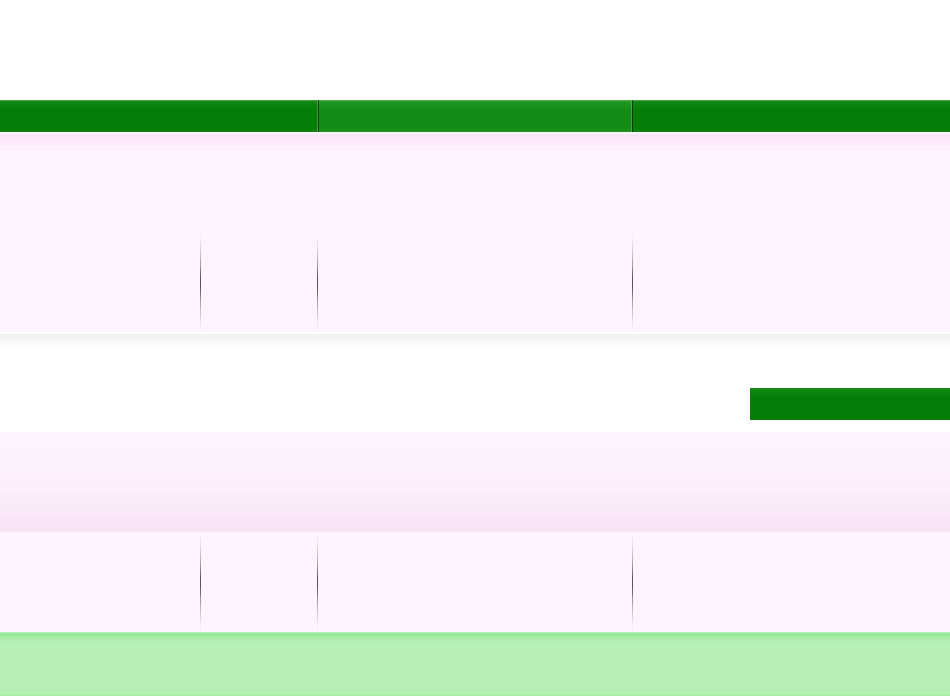
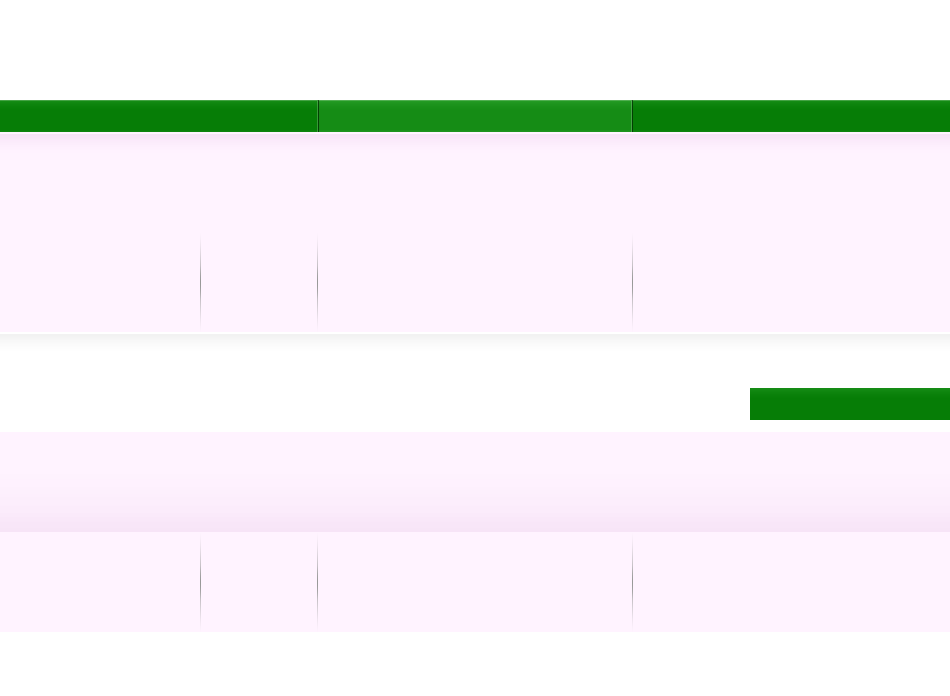
Two versions of the same layered image (950×696). Layer-by-layer changes:
painted on "footer" over [0, 632, 950, 696]
